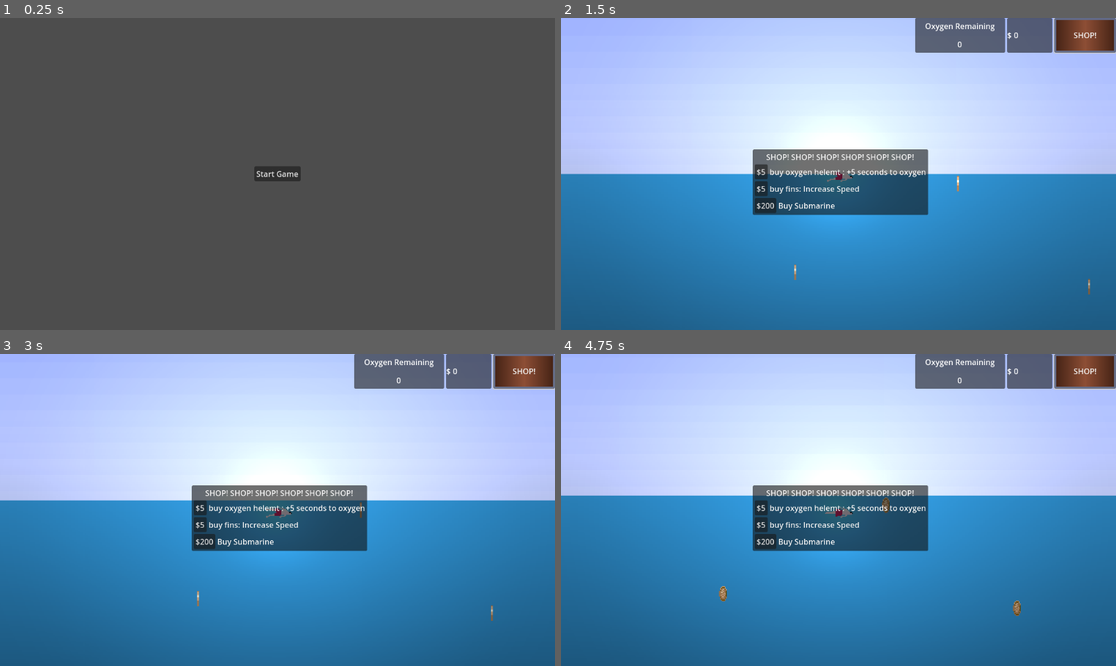
Above: before the commit, frames 1-4 (two rows, left to right).
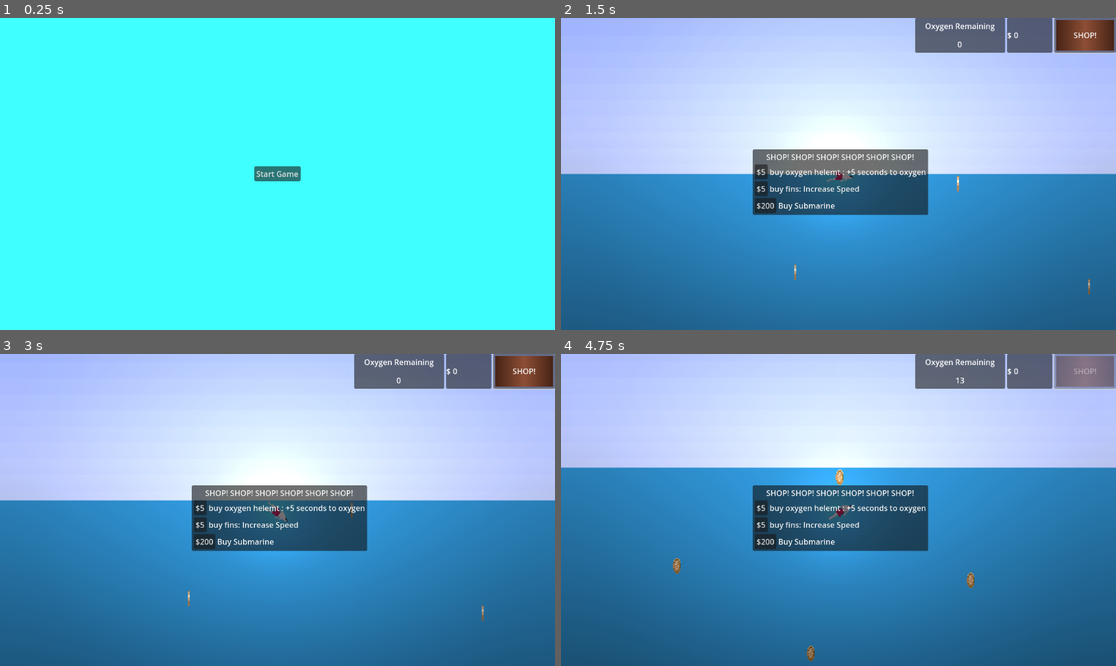
Above: after the commit, the same moments.

Repository: KristenKaiser/ludum-dare-57
Game: Godot game, scene res://ludum-dare-57/Scenes/Game.tscn
Same seed, same stepped clock (60 frames per second), same inputs: the game is played once before the commit and once after it.
Inputs:
- Up to frame 1 (0.25 s): no input
- Up to frame 2 (1.5 s): click "Start Game" at 0.5 s; click "SHOP!" at 1.25 s
- Up to frame 3 (3 s): hold Right (ui_right) 2.03-2.78 s; hold Down (ui_down) from 2.78 s (still down)
- Up to frame 4 (4.75 s): release Down (ui_down) at 3.53 s; hold Right (ui_right) 3.53-4.28 s; hold Up (ui_up) from 4.28 s (still down)

The runs differ from the first frame. In frame 1, 100% of the frame differs, in the area x 0-100%, y 0-100%; in frame 2, nothing differs; in frame 3, 0.2%; in frame 4, 11%.

Commit message:
improved movement

Diff:
--- a/ludum-dare-57/ludum-dare-57/Scenes/Dead_Menu.tscn
+++ b/ludum-dare-57/ludum-dare-57/Scenes/Dead_Menu.tscn
@@ -13,6 +13,12 @@
 
 [node name="Camera2D" type="Camera2D" parent="."]
 anchor_mode = 0
+
+[node name="ColorRect" type="ColorRect" parent="."]
+layout_mode = 0
+offset_right = 1156.0
+offset_bottom = 652.0
+color = Color(0, 0.186626, 0.187284, 1)
 
 [node name="VBoxContainer" type="VBoxContainer" parent="."]
 layout_mode = 1
--- a/ludum-dare-57/ludum-dare-57/Scenes/Home_Menu.tscn
+++ b/ludum-dare-57/ludum-dare-57/Scenes/Home_Menu.tscn
@@ -10,6 +10,17 @@
 grow_horizontal = 2
 grow_vertical = 2
 script = ExtResource("1_dtqcc")
+
+[node name="ColorRect" type="ColorRect" parent="."]
+layout_mode = 0
+offset_right = 1157.0
+offset_bottom = 655.0
+color = Color(0.25098, 1, 1, 1)
+
+[node name="Label" type="Label" parent="."]
+layout_mode = 0
+offset_right = 40.0
+offset_bottom = 23.0
 
 [node name="Camera2D" type="Camera2D" parent="."]
 anchor_mode = 0
--- a/ludum-dare-57/ludum-dare-57/Scenes/Sub.tscn
+++ b/ludum-dare-57/ludum-dare-57/Scenes/Sub.tscn
@@ -163,6 +163,7 @@
 height = 26.0
 
 [node name="Sub" type="CharacterBody2D"]
+motion_mode = 1
 script = ExtResource("1_kyhsp")
 
 [node name="sub_sprite" type="AnimatedSprite2D" parent="."]
--- a/ludum-dare-57/ludum-dare-57/Scripts/sub.gd
+++ b/ludum-dare-57/ludum-dare-57/Scripts/sub.gd
@@ -5,6 +5,8 @@
 
 @onready var camera_2d: Camera2D = $Camera2D
 var speed = 50
+const friction = .01
+
 
 var has_fins : bool = false
 var has_helmet : bool = false
@@ -17,13 +19,36 @@
 func _physics_process(delta: float) -> void:
 	var x_direction := Input.get_axis("ui_left", "ui_right")
 	var y_direction := Input.get_axis("ui_up", "ui_down")
-	velocity.x = x_direction * speed
-	velocity.y = y_direction * speed
+	if x_direction != 0:
+		velocity.x = x_direction * speed
+	elif abs(velocity.x) - abs(speed * friction) > 0:
+		if velocity.x < 0 :
+			velocity.x += abs(speed * friction)
+		else:
+			velocity.x -= abs(speed * friction)
+	else:
+		velocity.x = 0
+
+	if y_direction != 0:
+		velocity.y = y_direction * speed
+	elif abs(velocity.y) - abs(speed * friction) > 0:
+		if velocity.y < 0 :
+			velocity.y += abs(speed * friction)
+		else:
+			velocity.y -= abs(speed * friction)
+	else:
+		velocity.y = 0
+
+
 	if velocity.x < 0:
 		sub_sprite.flip_h = true
+	elif velocity.x > 0:
+		sub_sprite.flip_h = false
+	update_rotation(velocity.x, velocity.y)
+	if x_direction == 0 && y_direction == 0:
+		sub_sprite.pause()
 	else:
-		sub_sprite.flip_h = false
-
+		sub_sprite.play()
 	move_and_slide()
 
 func enter_oxygen():
@@ -46,3 +71,18 @@
 		sub_sprite.play("helmet")
 	else:
 		sub_sprite.play("nude")
+
+
+
+func update_rotation(x,y)->void:
+
+	if x < 0 && y < 0:
+		sub_sprite.rotation = 120
+	elif x < 0 && y > 0:
+		sub_sprite.rotation = 100
+	elif x > 0 && y < 0:
+		sub_sprite.rotation = 100
+	elif x > 0 && y > 0:
+		sub_sprite.rotation = 120
+	else:
+		sub_sprite.rotation = 0
Not shown, changed: ludum-dare-57/export_presets.cfg
